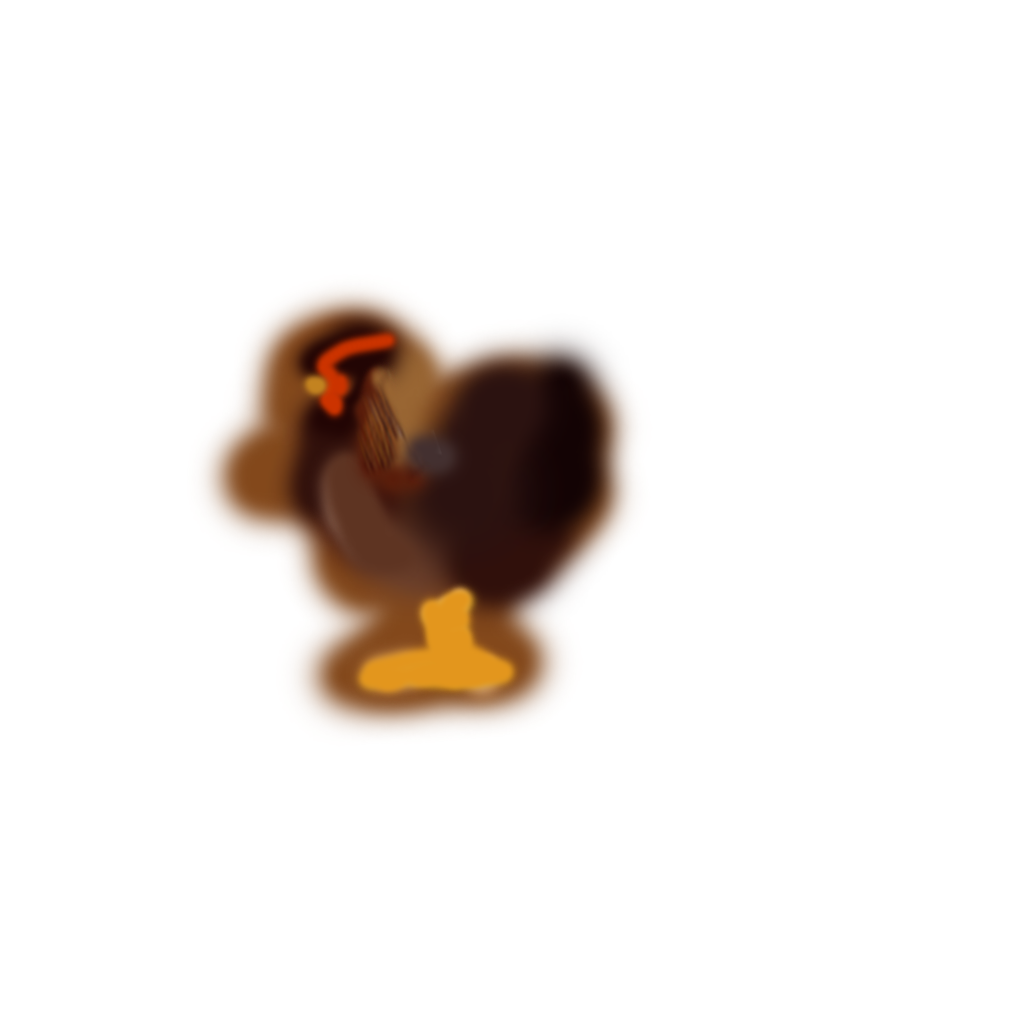
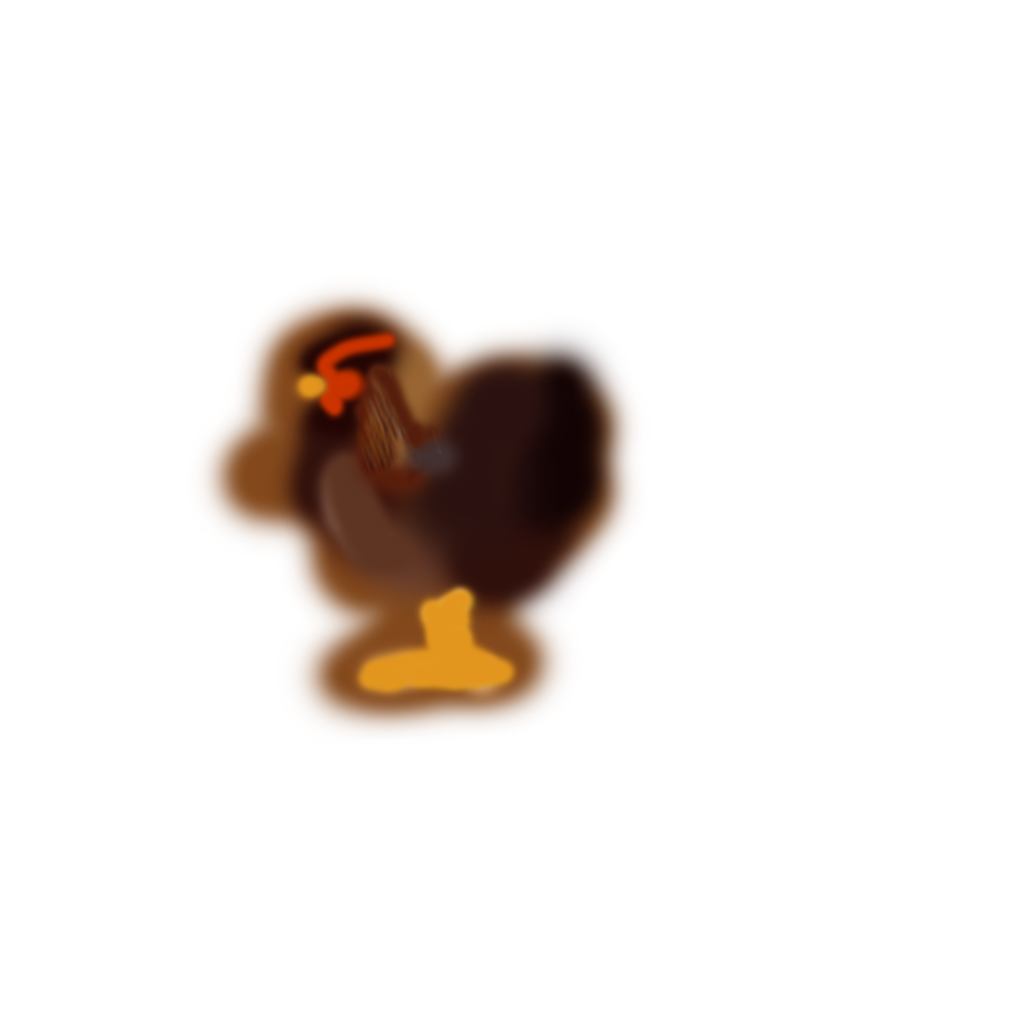
Revision of a layered (1024, 1024) image; what changed, layer by layer:
added layer "Layer 5" above "footer colour" over [290,362,371,407]
painted on "Layer 4" over [305,362,373,407]
painted on "Layer 1" over [360,358,442,455]
